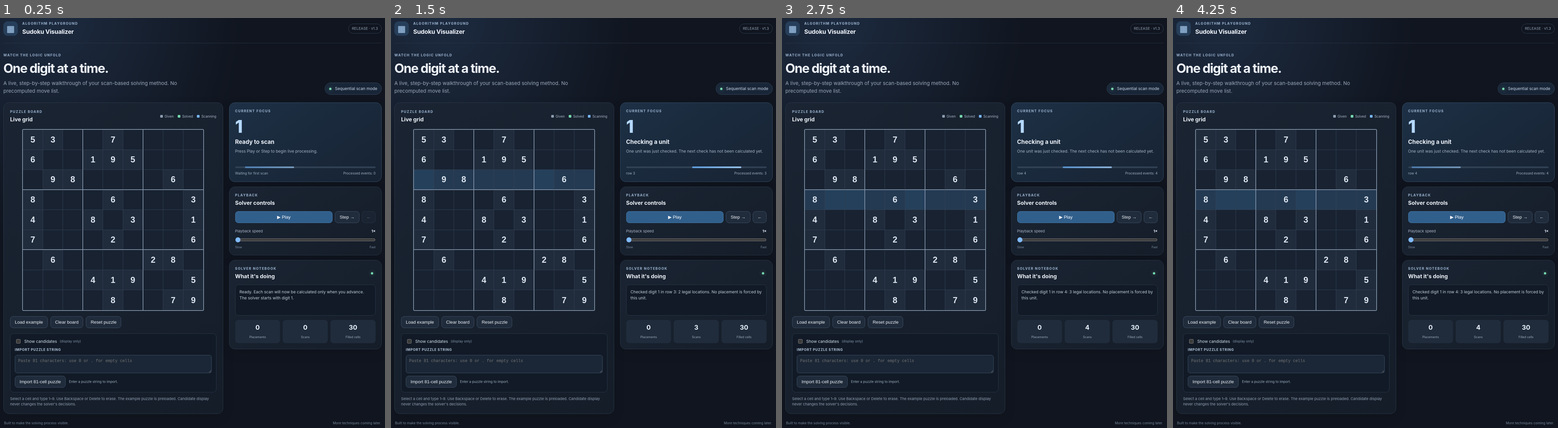
Above: before the commit, frames 1-4 (left to right).
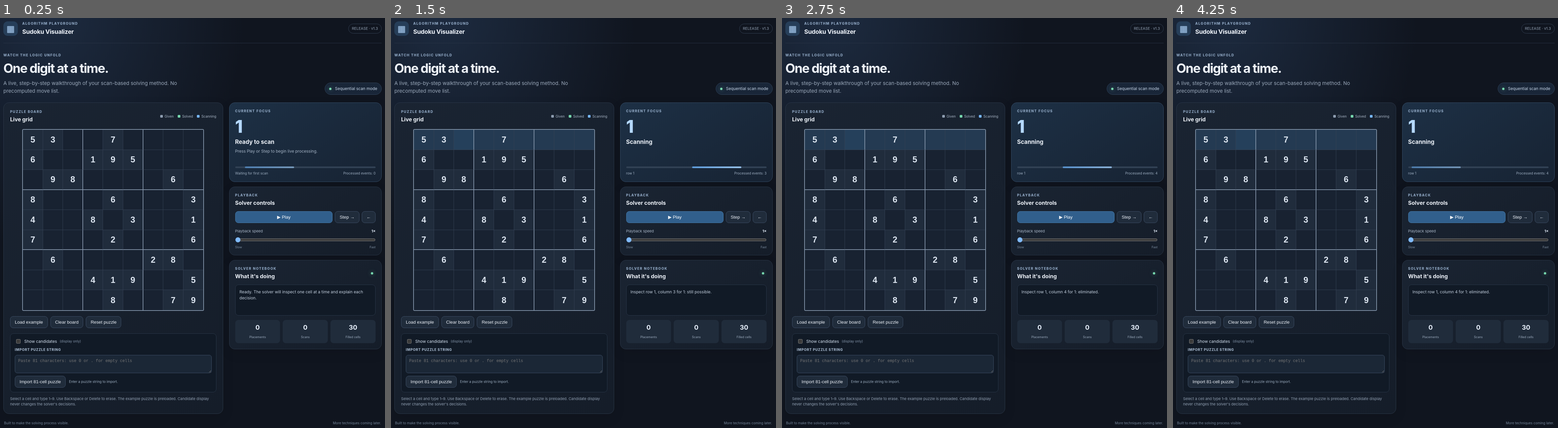
Above: after the commit, the same moments.

Repository: emac75camera/Sudoku-Visualizer
Game: browser game, page index.html
Two runs of this game, one before a commit and one after it. Both use one fixed random seed, a clock stepped at 60 frames per second and the inputs below.
Inputs:
- Up to frame 1 (0.25 s): no input
- Up to frame 2 (1.5 s): click "▶ Play" at 0.27 s; hold Right from 1.03 s (still down); tap Space at 1.1 s
- Up to frame 3 (2.75 s): release Right at 1.53 s; hold Left 1.58-2.15 s; tap Space at 1.6, 2.1, 2.6 s; hold Right from 2.2 s (still down); tap Ctrl at 2.52 s
- Up to frame 4 (4.25 s): release Right at 2.87 s; hold Left 2.92-3.35 s; tap Space at 3.1, 3.6, 4.1 s; click "▶ Play" at 3.27 s; hold Right 3.4-3.9 s; hold Left from 3.95 s (still down)

The runs differ from the first frame. In frame 1, 0.2% of the frame differs, in the area x 62-98%, y 47-69%; in frame 2, 3.3%, in the area x 5-97%, y 27-77%; in frame 3, 3.3%; in frame 4, 3.3%.
Error after the commit: TypeError: Cannot set properties of null (setting 'innerHTML')

Commit message:
Add cell-by-cell Sudoku reasoning

Diff:
--- a/app.js
+++ b/app.js
@@ -16,7 +16,7 @@
   let state, history = [], stepIndex = 0;
 
   function clone(grid) { return grid.map(row => row.slice()); }
-  function cloneState(s) { return {...s, grid:clone(s.grid)}; }
+  function cloneState(s) { return JSON.parse(JSON.stringify(s)); }
   function countFilled(grid) { return grid.flat().filter(Boolean).length; }
   function boxIndex(r,c) { return Math.floor(r/3)*3+Math.floor(c/3); }
   function unitName(type,n) {
@@ -46,51 +46,54 @@
     return true;
   }
   function initialState(grid) {
-    return {grid:clone(grid),digit:1,typeIndex:0,unit:0,scans:0,placements:0,filled:countFilled(grid),status:"ready",event:{
-      kind:"intro",digit:1,type:null,unit:null,candidates:[],placement:null,
-      message:"Ready. Each scan will now be calculated only when you advance. The solver starts with digit 1."
-    }};
+    return {grid:clone(grid),digit:1,typeIndex:0,unit:0,cellIndex:0,inspected:[],legalPositions:[],pendingPlacement:null,scans:0,placements:0,filled:countFilled(grid),status:"ready",event:{kind:"intro",digit:1,type:null,unit:null,candidates:[],inspected:[],cell:null,reasons:[],placement:null,message:"Ready. The solver will inspect one cell at a time and explain each decision."}};
   }
   function saveState() { history=history.slice(0,stepIndex+1); history.push(cloneState(state)); stepIndex=history.length-1; }
   function finish(kind,message) {
     state.status=kind;
     state.event={kind,digit:state.digit,type:null,unit:null,candidates:[],placement:null,message};
   }
-  function advance() {
-    if(state.status==="complete"||state.status==="stuck"||state.status==="contradiction") return false;
-    if(state.filled===81) { finish("complete",`Puzzle complete. The live scan made ${state.placements} placements after ${state.scans} unit checks.`); saveState(); return true; }
-
-    const digit=state.digit,type=TYPES[state.typeIndex],unit=state.unit;
-    const open=cellsFor(type,unit).filter(([r,c])=>legal(state.grid,r,c,digit));
-    state.scans++;
-    const unitLabel=unitName(type,unit);
-
-    if(open.length===1) {
-      const [r,c]=open[0];
-      state.grid[r][c]=digit; state.filled++; state.placements++;
-      state.digit=digit; state.typeIndex=0; state.unit=0;
-      state.event={kind:"place",digit,type,unit,candidates:open,placement:[r,c],
-        message:`Live scan: ${unitLabel} has exactly one legal location for ${digit}. Place ${digit} at row ${r+1}, column ${c+1}. Restart the scan for digit ${digit}; move to the next digit only after this digit has no more forced placements.`};
-    } else {
-      state.event={kind:"scan",digit,type,unit,candidates:open,placement:null,
-        message:`Checked digit ${digit} in ${unitLabel}: ${open.length} legal ${open.length===1?"location":"locations"}. ${open.length===0?"This unit has no available location for this digit.":"No placement is forced by this unit."}`};
-      state.unit++;
-      if(state.unit===9) { state.unit=0; state.typeIndex++; }
-      if(state.typeIndex===3) {
-        state.typeIndex=0; state.digit++;
-        if(state.digit===10) {
-          const missing=[];
-          for(let d=1;d<=9;d++) {
-            const present=state.grid.flat().filter(v=>v===d).length;
-            if(present<9 && !state.grid.some((row,r)=>row.some((v,c)=>v===0&&legal(state.grid,r,c,d)))) missing.push(d);
-          }
-          if(missing.length) { state.digit=9; finish("contradiction",`Contradiction detected: digit${missing.length>1?"s":""} ${missing.join(", ")} still need placement(s), but no empty cell can legally contain ${missing.length>1?"them":"it"}. The current board cannot be completed under Sudoku rules.`); }
-          else { state.digit=9; finish("stuck","A complete pass through digits 1–9 found no forced placement. The scan method is stuck, but this alone does not prove the puzzle is unsolvable."); }
-        }
-      }
+  function explainCell(grid,r,c,digit) {
+    const value=grid[r][c];
+    if(value!==0) return {legal:false,reasons:["This cell is already occupied by "+value+"."]};
+    const reasons=[];
+    if(grid[r].includes(digit)) reasons.push("Row "+(r+1)+" already contains "+digit+".");
+    if(grid.some(row=>row[c]===digit)) reasons.push("Column "+(c+1)+" already contains "+digit+".");
+    const br=Math.floor(r/3)*3,bc=Math.floor(c/3)*3;
+    for(let rr=br;rr<br+3;rr++) for(let cc=bc;cc<bc+3;cc++) if(grid[rr][cc]===digit) reasons.push("The 3×3 box already contains "+digit+".");
+    return {legal:reasons.length===0,reasons};
+  }
+  function resetUnitTrace(){state.cellIndex=0;state.inspected=[];state.legalPositions=[];}
+  function advanceUnit(){
+    resetUnitTrace();state.unit++;
+    if(state.unit===9){state.unit=0;state.typeIndex++;}
+    if(state.typeIndex===3){state.typeIndex=0;state.digit++;}
+    if(state.digit===10){
+      const missing=[];
+      for(let d=1;d<=9;d++){let count=0,possible=false;for(let r=0;r<9;r++)for(let c=0;c<9;c++){if(state.grid[r][c]===d)count++;if(state.grid[r][c]===0&&legal(state.grid,r,c,d))possible=true;}if(count<9&&!possible)missing.push(d);}
+      if(missing.length){state.digit=9;finish("contradiction","Contradiction detected: digit(s) "+missing.join(", ")+" still need placement(s), but no empty cell can legally contain them.");}
+      else{state.digit=9;finish("stuck","A complete pass through digits 1–9 found no forced placement. This scan method is stuck, but the puzzle may still be solvable with another technique.");}
     }
-    saveState();
-    return true;
+  }
+  function advance(){
+    if(["complete","stuck","contradiction"].includes(state.status))return false;
+    if(state.filled===81){finish("complete","Puzzle complete. The solver made "+state.placements+" placements after "+state.scans+" cell inspections.");saveState();return true;}
+    if(state.pendingPlacement){
+      const r=state.pendingPlacement[0],c=state.pendingPlacement[1],d=state.digit;
+      state.grid[r][c]=d;state.filled++;state.placements++;state.pendingPlacement=null;state.typeIndex=0;state.unit=0;resetUnitTrace();
+      state.event={kind:"place",digit:d,type:null,unit:null,cell:[r,c],reasons:[],inspected:[],candidates:[],placement:[r,c],message:"Place "+d+" at row "+(r+1)+", column "+(c+1)+". Restart the scan for the same digit."};saveState();return true;
+    }
+    const type=TYPES[state.typeIndex],unit=state.unit,label=unitName(type,unit);
+    if(state.cellIndex<9){
+      const pos=cellsFor(type,unit)[state.cellIndex],r=pos[0],c=pos[1],result=explainCell(state.grid,r,c,state.digit);
+      const item={r,c,legal:result.legal,reasons:result.reasons};state.inspected.push(item);if(result.legal)state.legalPositions.push([r,c]);
+      state.cellIndex++;state.scans++;
+      state.event={kind:"inspect",digit:state.digit,type,unit,cell:[r,c],legal:result.legal,reasons:result.reasons,inspected:state.inspected.map(x=>({...x,reasons:x.reasons.slice()})),candidates:state.legalPositions.map(x=>x.slice()),placement:null,message:"Inspect row "+(r+1)+", column "+(c+1)+" for "+state.digit+": "+(result.legal?"still possible.":"eliminated.")};saveState();return true;
+    }
+    const options=state.legalPositions.map(x=>x.slice());
+    if(options.length===1){state.pendingPlacement=options[0].slice();state.event={kind:"conclusion",digit:state.digit,type,unit,cell:null,reasons:[],inspected:state.inspected.map(x=>({...x,reasons:x.reasons.slice()})),candidates:options,placement:options[0],message:"Conclusion: after checking all nine cells in "+label+", exactly one legal location remains: row "+(options[0][0]+1)+", column "+(options[0][1]+1)+". This is a hidden single."};}
+    else{state.event={kind:"unit-result",digit:state.digit,type,unit,cell:null,reasons:[],inspected:state.inspected.map(x=>({...x,reasons:x.reasons.slice()})),candidates:options,placement:null,message:"Finished "+label+" for "+state.digit+". "+options.length+" legal locations remain, so this unit does not force a placement."};advanceUnit();}
+    saveState();return true;
   }
   function stop() {
     if(timer) clearInterval(timer);
@@ -99,7 +102,7 @@
   function render() {
     const s=state.event,grid=state.grid;
     boardEl.innerHTML="";
-    const focusSet=new Set((s.candidates||[]).map(([r,c])=>r*9+c)),related=new Set();
+    const focusSet=new Set((s.candidates||[]).map(([r,c])=>r*9+c)),related=new Set(),inspected=new Map((s.inspected||[]).map(x=>[x.r*9+x.c,x]));
     if(s.type&&s.unit!==null) for(const [r,c] of cellsFor(s.type,s.unit)) related.add(r*9+c);
     for(let r=0;r<9;r++) for(let c=0;c<9;c++) {
       const idx=r*9+c,cell=document.createElement("button");
@@ -107,7 +110,9 @@
       cell.setAttribute("aria-label",`Row ${r+1}, column ${c+1}, ${grid[r][c]||"empty"}`);
       if(given[r][c])cell.classList.add("given");else if(grid[r][c])cell.classList.add("solved");
       if(related.has(idx))cell.classList.add("related");
+      if(inspected.has(idx))cell.classList.add(inspected.get(idx).legal?"inspected-legal":"inspected-eliminated");
       if(focusSet.has(idx))cell.classList.add("candidate");
+      if(s.cell&&s.cell[0]===r&&s.cell[1]===c)cell.classList.add("current-cell");
       if(s.placement&&s.placement[0]===r&&s.placement[1]===c)cell.classList.add("focus");
       if(selectedCell&&selectedCell[0]===r&&selectedCell[1]===c)cell.classList.add("selected");
       if(grid[r][c]) cell.innerHTML='<span class="cell-value">'+grid[r][c]+'</span>';
@@ -125,6 +130,11 @@
     $("scanUnit").textContent=s.type?unitName(s.type,s.unit):({complete:"All 81 cells filled",stuck:"No forced placement",contradiction:"Invalid completion path",intro:"Waiting for first scan"})[s.kind]||"";
     $("stepCount").textContent=`Processed events: ${stepIndex}`;
     $("reasoning").textContent=s.message;
+    const details=$("reasoningDetails");details.innerHTML="";
+    if(s.cell){const h=document.createElement("strong");h.textContent="Cell: row "+(s.cell[0]+1)+", column "+(s.cell[1]+1);details.appendChild(h);}
+    if(s.reasons&&s.reasons.length){const ul=document.createElement("ul");s.reasons.forEach(reason=>{const li=document.createElement("li");li.textContent=reason;ul.appendChild(li);});details.appendChild(ul);}
+    else if(s.kind==="inspect"){const p=document.createElement("p");p.textContent="No row, column, or box contains this digit, so this cell remains a legal possibility.";details.appendChild(p);}
+    if(s.inspected&&s.inspected.length){const p=document.createElement("p");p.textContent="Inspected "+s.inspected.length+" of 9 cells in this unit. "+s.candidates.length+" remain legal.";details.appendChild(p);}
     $("placements").textContent=state.placements;
     $("scans").textContent=state.scans;
     $("filled").textContent=state.filled;
